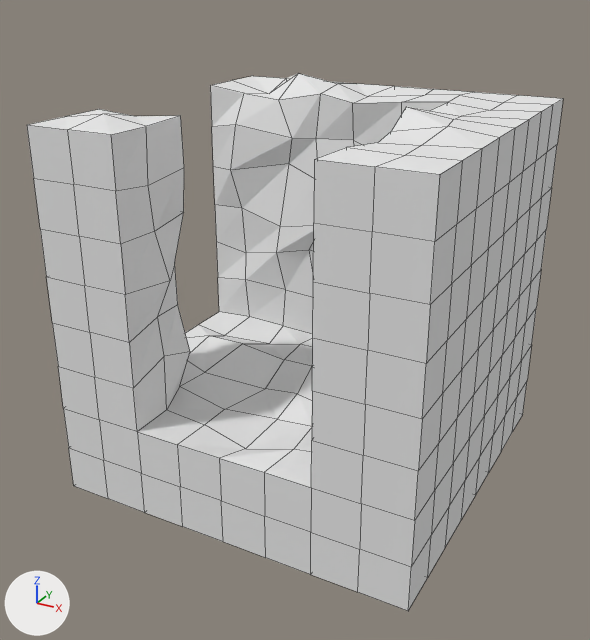
The Blender file modelsrc/gopher/turn.blend as it was, and as the next commit left it.
Camera for both pictures: a 50 mm lens placed at (1.93, -3.76, 1.69), pointed at (-0.05, -0.16, -0.11). The lights are fixed; the arrows at lower left show +X, +Y and +Z. Mesh edges are drawn as thin lines.

Before the edit, the objects in view are built like this:
```python
me_plane = bpy.data.meshes.new('Plane')
me_plane.from_pydata(...)  # 434 vertices, 432 faces; spans x -1.0..1.0, y -1.0..1.0, z -0.5..1.58
me_plane.materials.append(mat_material)  # white #e7e7e7
ob_plane = bpy.data.objects.new('Plane', me_plane)
ob_plane.location = (0.0, 0.0, -0.5)
ob_plane.rotation_euler = (0.0, 0.0, -1.571)  # degrees (0, 0, -90)
```
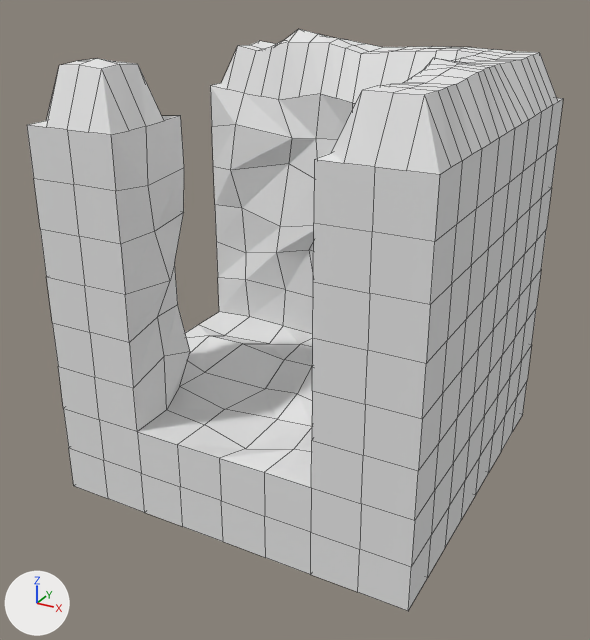
Where the change shows, as pixel boxes [x1, y1, x2, y2] in the pictures (590 x 640 px):
'Plane', reshaped (8% taller)
    before: [27, 73, 563, 611]
    after: [27, 29, 563, 611]
part 1 of me_plane, built on
    before: [27, 73, 563, 242]
    after: [27, 29, 563, 242]

What the commit changed:
me_plane is used by ob_plane; location (0.0, 0.0, -0.5); rotation (0.0, 0.0, -1.571), in degrees (0, 0, -90).
me_plane had 434 vertices, 432 faces and spanned x -1.0..1.0, y -1.0..1.0, z -0.5..1.58.
me_plane now has 550 vertices, 528 faces and spans x -1.0..1.0, y -1.0..1.0, z -0.5..1.83.
Part 1, on me_plane:
14 vertices are removed from x -0.81..0.81, y -0.75..0.79, z 1.44..1.58.
72 faces are deleted.
101 vertices are added at x -0.9..1.0, y -0.89..0.9, z 1.47..1.83.
10 new vertices lie (0.13, 0.0, 0.0) away from vertices in x -1.0..0.75, y -0.5..1.0, z 1.5.
9 new vertices lie (0.0, -0.12, 0.0) away from vertices in x -1.0..-0.53, y -0.75..1.0, z 1.45..1.5.
5 new vertices lie (-0.13, 0.0, 0.0) away from vertices in x -0.75..1.0, y -1.0..-0.5, z 1.5.
5 new vertices lie (0.12, 0.0, -0.01) away from vertices in x -0.88..0.76, y -0.87..0.87, z 1.75..1.78.
168 new faces join them.
